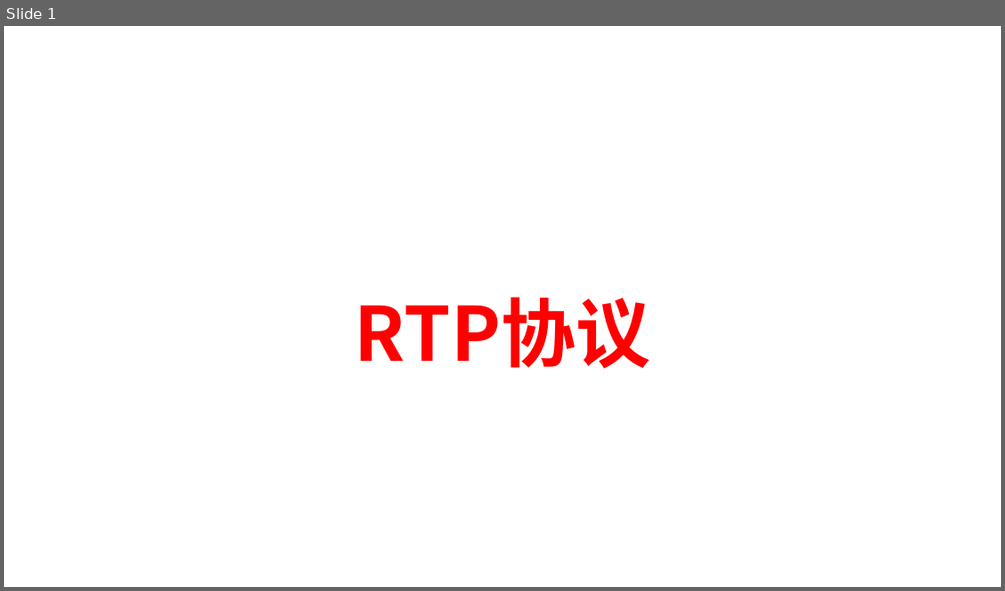
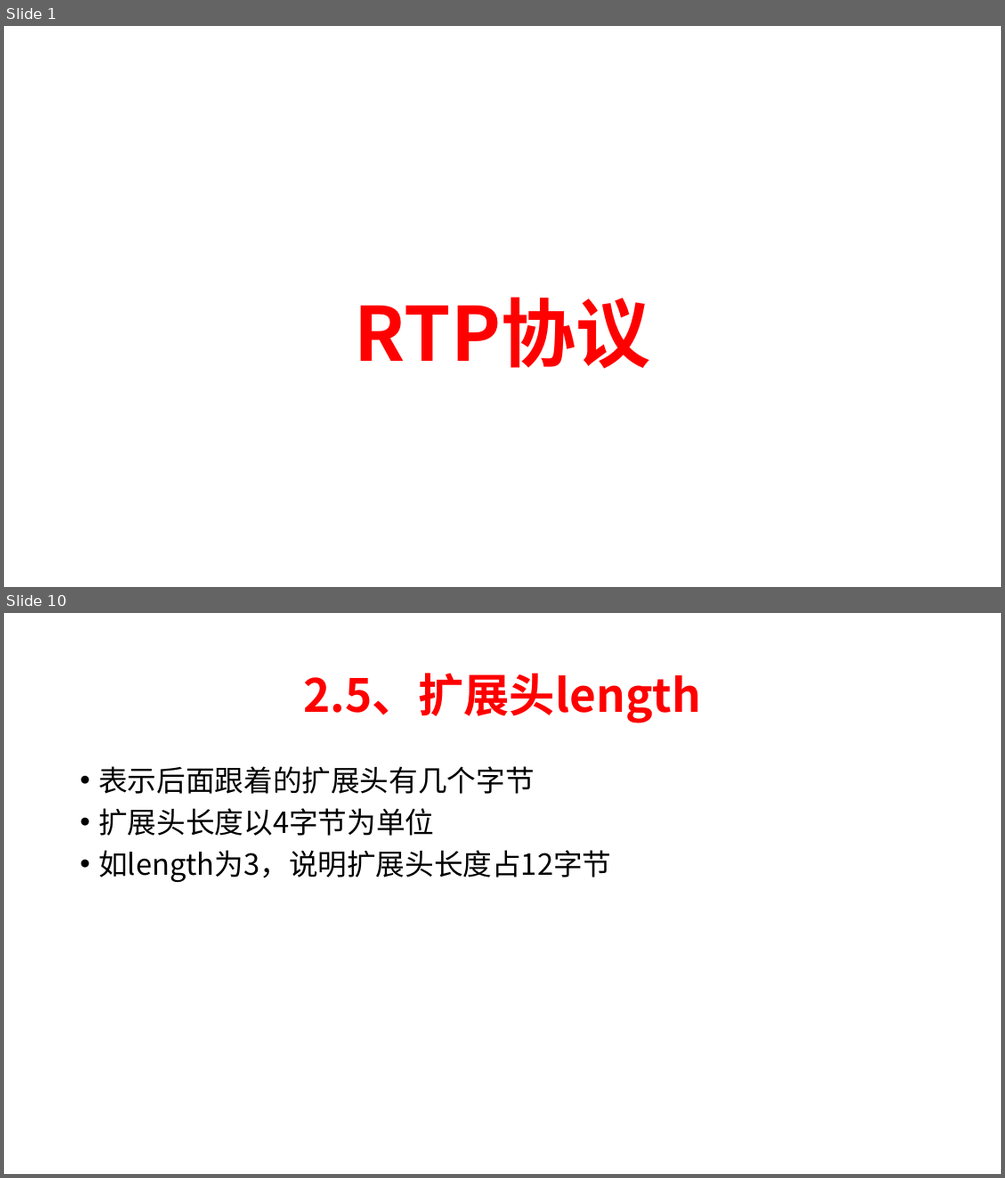
Before and after one commit to chensongpoixs/crtc_doc, a slide deck: WebRTC服务质量(Qos)/2、RTP协议.pptx. Shown one above the other, each under a label of ours: slide 1 before the commit, slides 1 and 10 after it; the slides between them are not shown. The pictures are 1005x591 and 1005x1178 pixels, drawn with LibreOffice and Linux fonts; fonts in the diff are those of the drawing. Boxes give left, top, right and bottom in pixels: in the first picture for what was removed or moved away, otherwise in the second. Text is boxed around its words. In the diff, an @@ line names an element or a change of style, - is before the commit and + after.

```diff
--- a/WebRTC服务质量(Qos)/2、RTP协议.pptx
+++ b/WebRTC服务质量(Qos)/2、RTP协议.pptx
@@ slide 10 added at box(4, 613, 1001, 1174), background #FFFFFF @@
@@ title added at box(303, 673, 701, 723), 44 pt, text #FF0000, bold @@
+2.5、扩展头length
@@ text added at box(98, 766, 611, 882), 28 pt, text #000000 @@
+• 表示后面跟着的扩展头有几个字节
+• 扩展头长度以4字节为单位
+• 如length为3，说明扩展头长度占12字节
```
Also in this commit, not shown: 3 slides changed, 11 other slides added, 2 other files.
